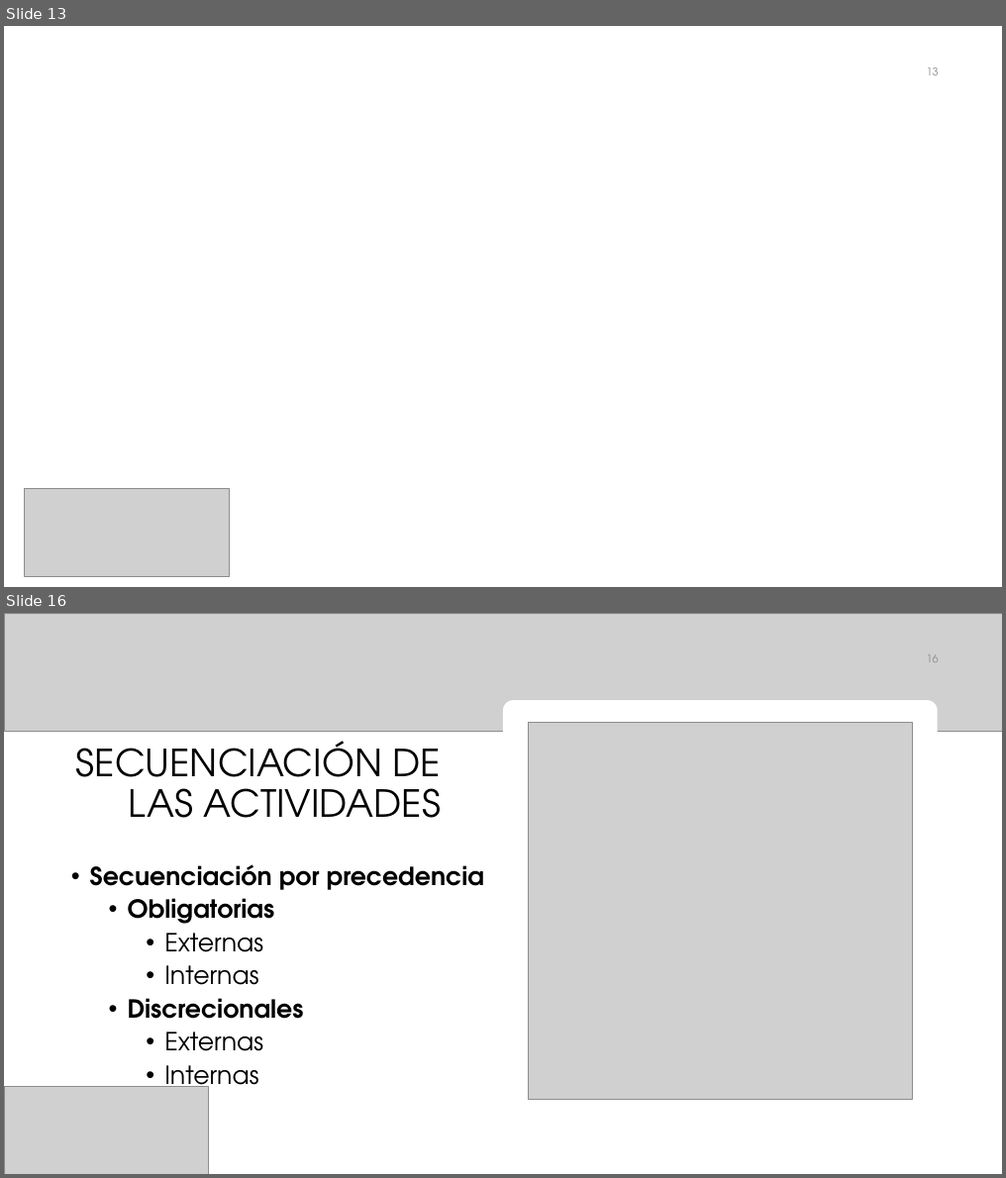
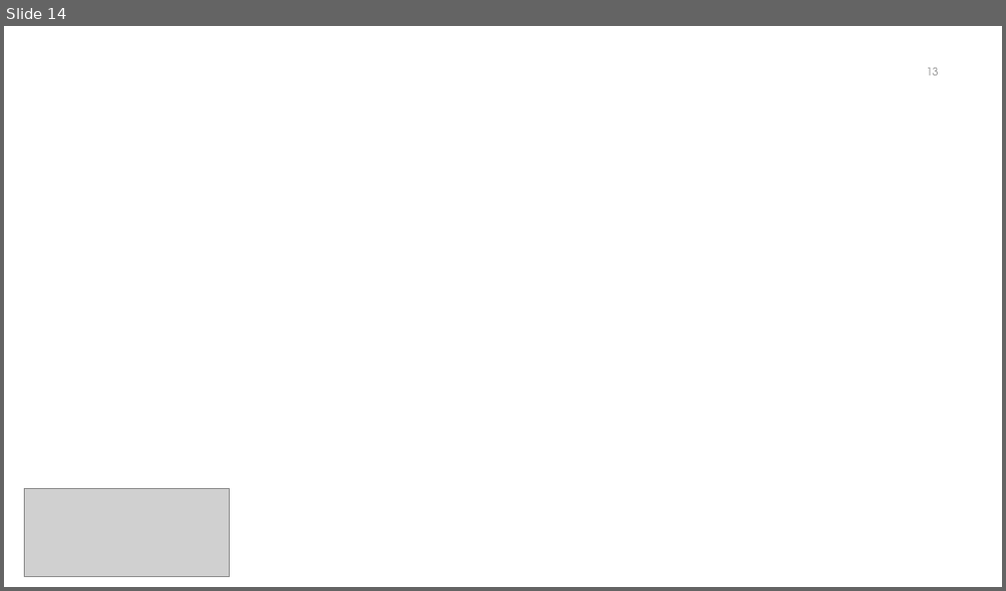
Before and after one commit to galledohm/Gestion_Proyectos, a slide deck: Documentos_generados/3. Gestion de Calidad y RRHH/Presentación3.pptx. Shown one above the other, each under a label of ours: slides 13 and 16 before the commit, slide 14 after it; the slides between them are not shown. The pictures are 1006x1178 and 1006x591 pixels, drawn with LibreOffice and Linux fonts; fonts in the diff are those of the drawing; grey boxes stand for pictures; background and template pictures are left out. Boxes give left, top, right and bottom in pixels: in the first picture for what was removed or moved away, otherwise in the second. Text is boxed around its words. In the diff, an @@ line names an element or a change of style, - is before the commit and + after.

```diff
--- a/Documentos_generados/3. Gestion de Calidad y RRHH/Presentación3.pptx
+++ b/Documentos_generados/3. Gestion de Calidad y RRHH/Presentación3.pptx
@@ slide 16 removed at [4,613,1002,1174], background #FFFFFF @@
@@ rectangle removed at [4,613,1002,1174] @@
@@ picture removed at [4,613,1002,731] @@
@@ page number removed at [927,655,939,663] @@
-16
@@ rounded rectangle removed at [503,700,938,1122] @@
@@ picture removed at [529,722,912,1100] @@
@@ title removed at [76,741,441,818] @@
-SECUENCIACIÓN DE LAS ACTIVIDADES
@@ text removed at [90,864,484,1096] @@
-• Secuenciación por precedencia
-  • Obligatorias
-    • Externas
-    • Internas
-  • Discrecionales
-    • Externas
-    • Internas
@@ picture removed at [4,1087,209,1174] @@
@@ what was slide 13 is now slide 14 @@
```
Also in this commit, not shown: 9 slides changed, 2 slides added, 23 other slides removed, 1 other file.
